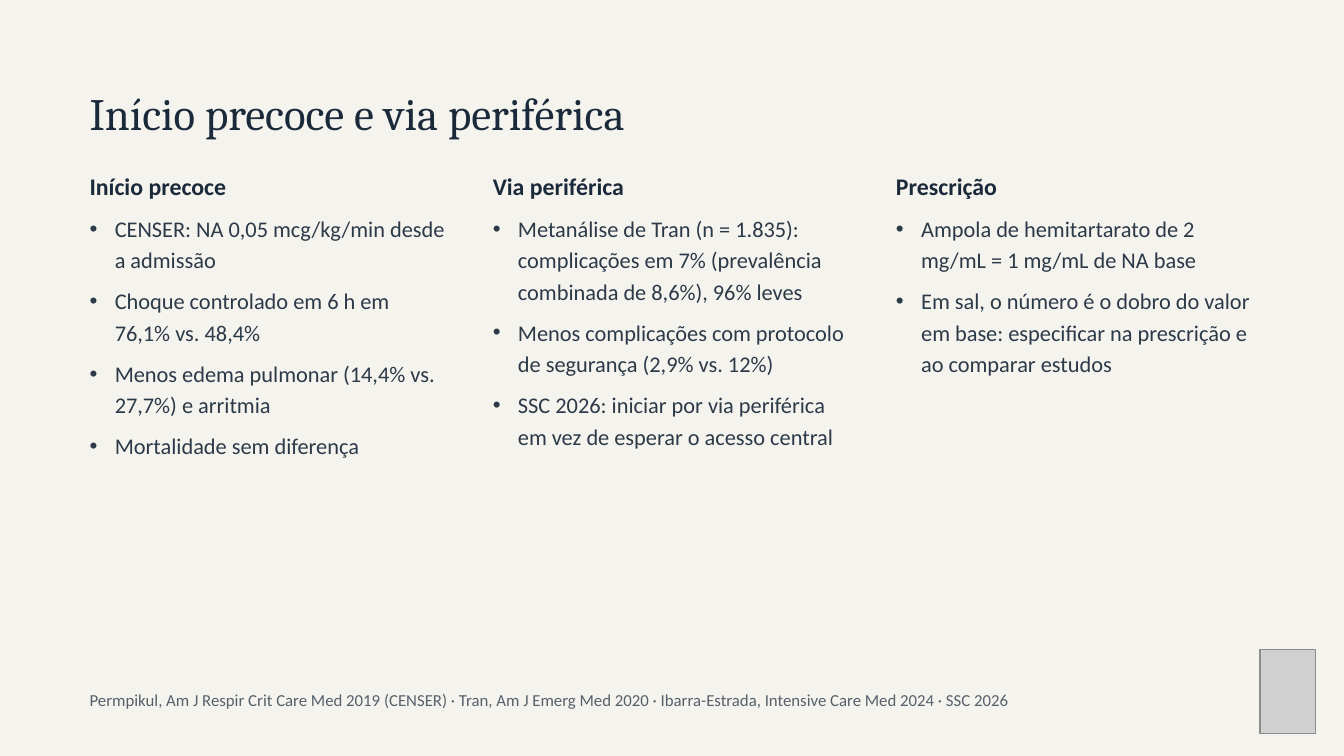
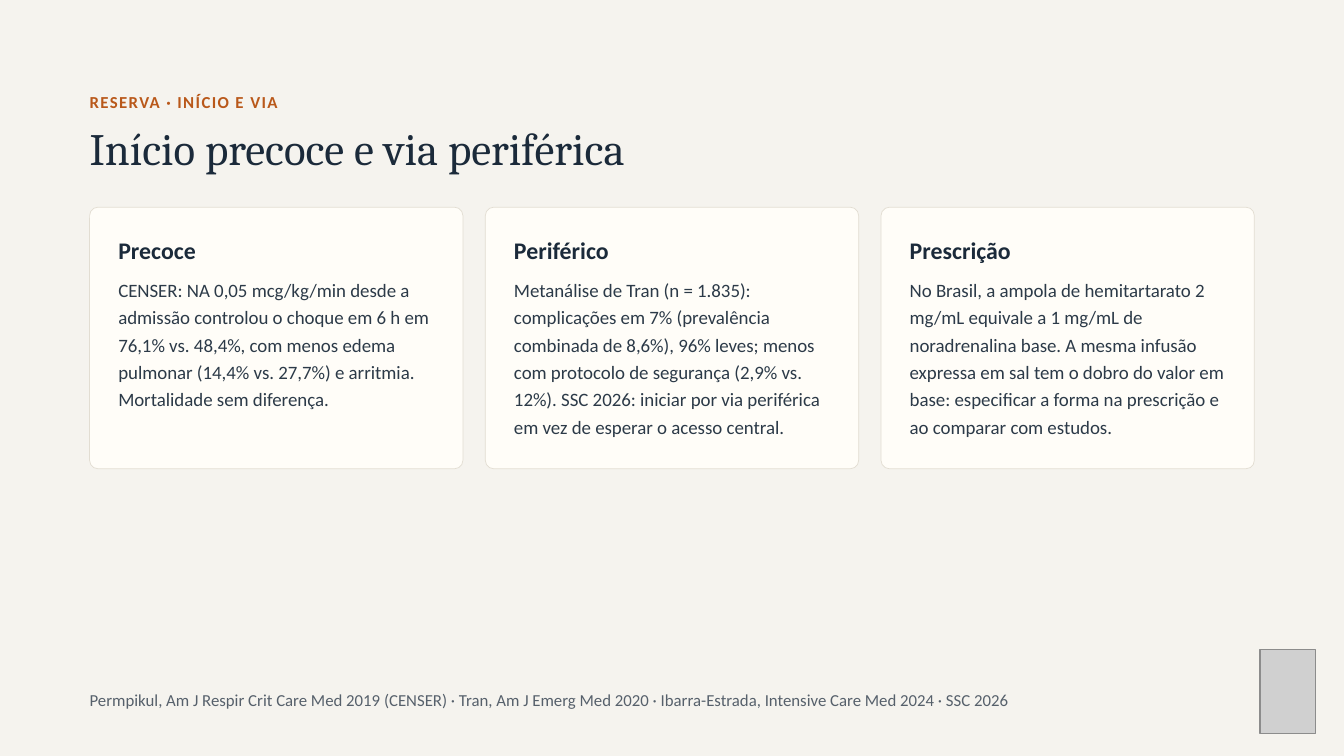
Before and after one commit to brunomoraesdubois-bit/Bruno, a slide deck: slide 26 of apresentacao/Aminas_Vasoativas.pptx. Drawn at 1344x756 pixels with LibreOffice and Linux fonts; fonts in the diff are those of the drawing; grey boxes stand for pictures. Boxes give left, top, right and bottom in pixels: in the first picture for what was removed or moved away, otherwise in the second. Text is boxed around its words. In the diff, an @@ line names an element or a change of style, - is before the commit and + after.

```diff
--- a/apresentacao/Aminas_Vasoativas.pptx
+++ b/apresentacao/Aminas_Vasoativas.pptx
@@ text added at bbox=[90, 94, 277, 108], 12 pt, text #B9581A, bold @@
+RESERVA · INÍCIO E VIA
@@ title "Início precoce e via periférica": place and size @@
-title "Início precoce e via periférica" at bbox=[90, 98, 625, 140]
+title "Início precoce e via periférica" at bbox=[90, 133, 625, 175]
@@ text removed at bbox=[493, 178, 624, 199] @@
-Via periférica
@@ rounded rectangle added at bbox=[90, 208, 463, 469], fill #FFFDF8, outline #E2DDD2 0.5 pt @@
@@ rounded rectangle added at bbox=[485, 208, 858, 469], fill #FFFDF8, outline #E2DDD2 0.5 pt @@
@@ rounded rectangle added at bbox=[881, 208, 1254, 469], fill #FFFDF8, outline #E2DDD2 0.5 pt @@
@@ text removed at bbox=[115, 221, 444, 268] @@
-• CENSER: NA 0,05 mcg/kg/min desde a admissão
@@ text "Prescrição": place and size @@
-text "Prescrição" at bbox=[896, 178, 997, 199]
+text "Prescrição" at bbox=[910, 242, 1011, 263]
@@ text removed at bbox=[921, 221, 1196, 272] @@
-• Ampola de hemitartarato de 2 mg/mL = 1 mg/mL de NA base
@@ text at bbox=[118, 243, 196, 259]: text changed @@
-Início precoce
+Precoce
@@ text added at bbox=[514, 242, 609, 259], 17 pt, text #1B2A3A, bold @@
+Periférico
@@ text at bbox=[118, 284, 429, 409]: text changed; size 16 to 13.5 pt @@
-• Choque controlado em 6 h em 76,1% vs. 48,4%
+CENSER: NA 0,05 mcg/kg/min desde a admissão controlou o choque em 6 h em 76,1% vs. 48,4%, com menos edema pulmonar (14,4% vs. 27,7%) e arritmia. Mortalidade sem diferença.
@@ text at bbox=[514, 283, 819, 437]: text changed; size 16 to 13.5 pt @@
-• Metanálise de Tran (n = 1.835): complicações em 7% (prevalência combinada de 8,6%), 96% leves
+Metanálise de Tran (n = 1.835): complicações em 7% (prevalência combinada de 8,6%), 96% leves; menos com protocolo de segurança (2,9% vs. 12%). SSC 2026: iniciar por via periférica em vez de esperar o acesso central.
@@ text at bbox=[910, 284, 1223, 437]: text changed; size 16 to 13.5 pt @@
-• Em sal, o número é o dobro do valor em base: especificar na prescrição e ao comparar estudos
+No Brasil, a ampola de hemitartarato 2 mg/mL equivale a 1 mg/mL de noradrenalina base. A mesma infusão expressa em sal tem o dobro do valor em base: especificar a forma na prescrição e ao comparar com estudos.
@@ text removed at bbox=[518, 325, 844, 376] @@
-• Menos complicações com protocolo de segurança (2,9% vs. 12%)
@@ text removed at bbox=[115, 366, 434, 416] @@
-• Menos edema pulmonar (14,4% vs. 27,7%) e arritmia
@@ text removed at bbox=[518, 397, 833, 449] @@
-• SSC 2026: iniciar por via periférica em vez de esperar o acesso central
@@ text removed at bbox=[115, 438, 360, 458] @@
-• Mortalidade sem diferença
```
Also in this commit, not shown: 27 other slides changed, 29 other files.
